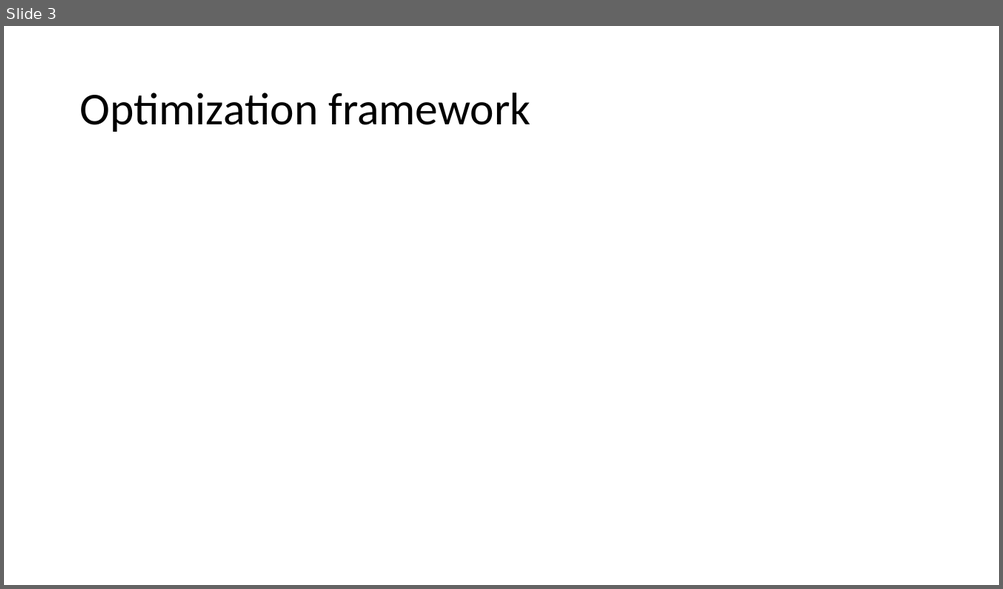
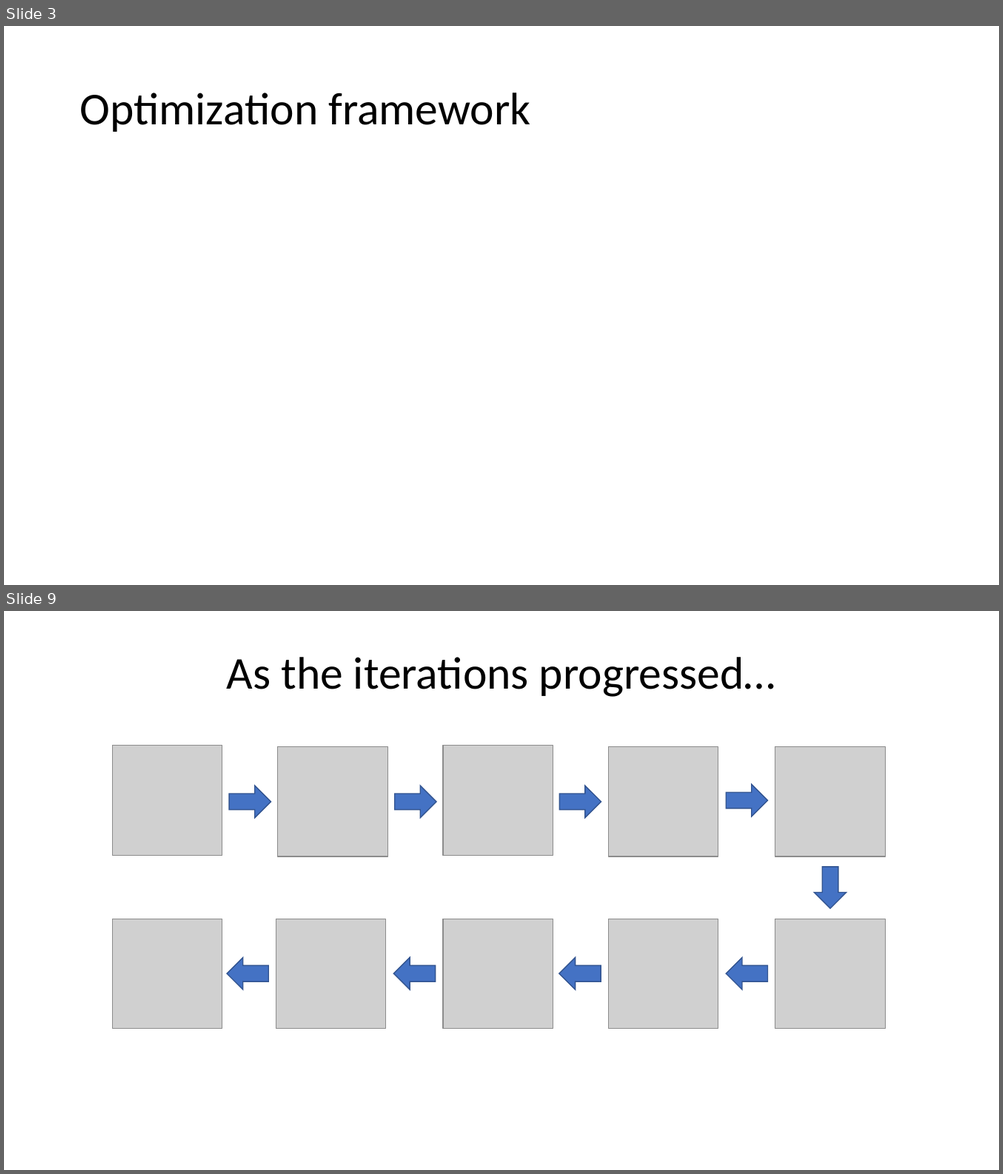
Before and after one commit to arunabh98/EPFL-CryoEM, a slide deck: reports/Project Status 4.pptx. Shown one above the other, each under a label of ours: slide 3 before the commit, slides 3 and 9 after it; the slides between them are not shown. The pictures are 1003x589 and 1003x1174 pixels, drawn with LibreOffice and Linux fonts; fonts in the diff are those of the drawing; grey boxes stand for pictures. Boxes give left, top, right and bottom in pixels: in the first picture for what was removed or moved away, otherwise in the second. Text is boxed around its words. In the diff, an @@ line names an element or a change of style, - is before the commit and + after.

```diff
--- a/reports/Project Status 4.pptx
+++ b/reports/Project Status 4.pptx
@@ slide 9 added at <box>4,611,999,1170</box>, background #FFFFFF @@
@@ text added at <box>227,657,775,697</box>, 44 pt, text #000000 @@
+As the iterations progressed…
@@ picture added at <box>112,745,222,855</box> @@
@@ picture added at <box>278,747,387,857</box> @@
@@ picture added at <box>443,745,552,855</box> @@
@@ picture added at <box>609,747,718,857</box> @@
@@ picture added at <box>776,747,885,857</box> @@
@@ right arrow added at <box>229,786,271,817</box>, fill #4472C4, outline #325491 1 pt @@
@@ right arrow added at <box>395,786,437,817</box>, fill #4472C4, outline #325491 1 pt @@
@@ right arrow added at <box>559,786,601,817</box>, fill #4472C4, outline #325491 1 pt @@
@@ right arrow added at <box>726,785,768,817</box>, fill #4472C4, outline #325491 1 pt @@
@@ right arrow added at <box>814,867,846,909</box>, fill #4472C4, outline #325491 1 pt @@
@@ picture added at <box>112,919,222,1029</box> @@
@@ picture added at <box>276,919,386,1029</box> @@
@@ picture added at <box>443,919,552,1029</box> @@
@@ picture added at <box>609,919,718,1029</box> @@
@@ picture added at <box>776,919,885,1029</box> @@
@@ right arrow added at <box>227,958,269,990</box>, fill #4472C4, outline #325491 1 pt @@
@@ right arrow added at <box>393,958,435,990</box>, fill #4472C4, outline #325491 1 pt @@
@@ right arrow added at <box>559,958,601,990</box>, fill #4472C4, outline #325491 1 pt @@
@@ right arrow added at <box>726,958,768,990</box>, fill #4472C4, outline #325491 1 pt @@
```
Also in this commit, not shown: 8 other slides added.
